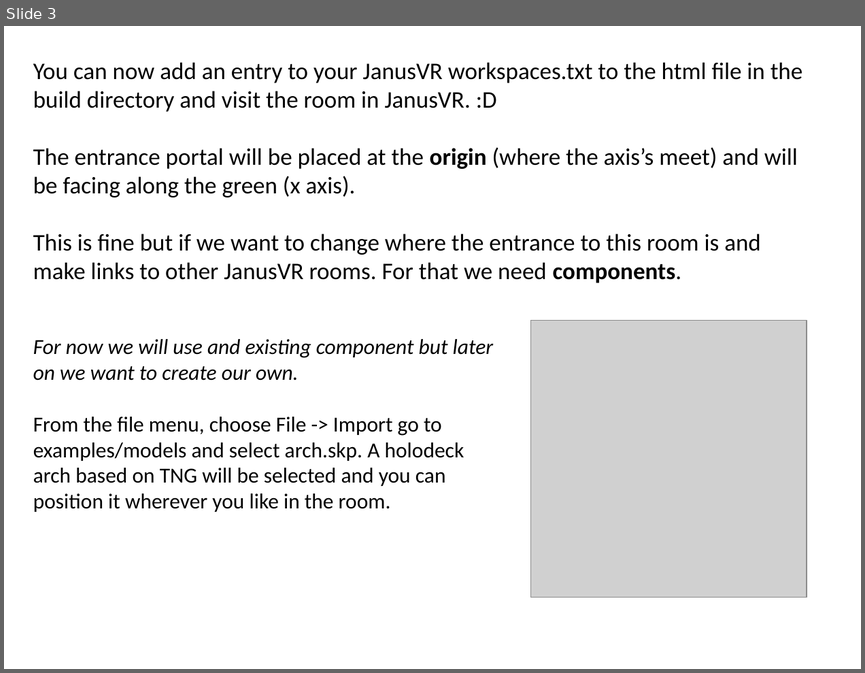
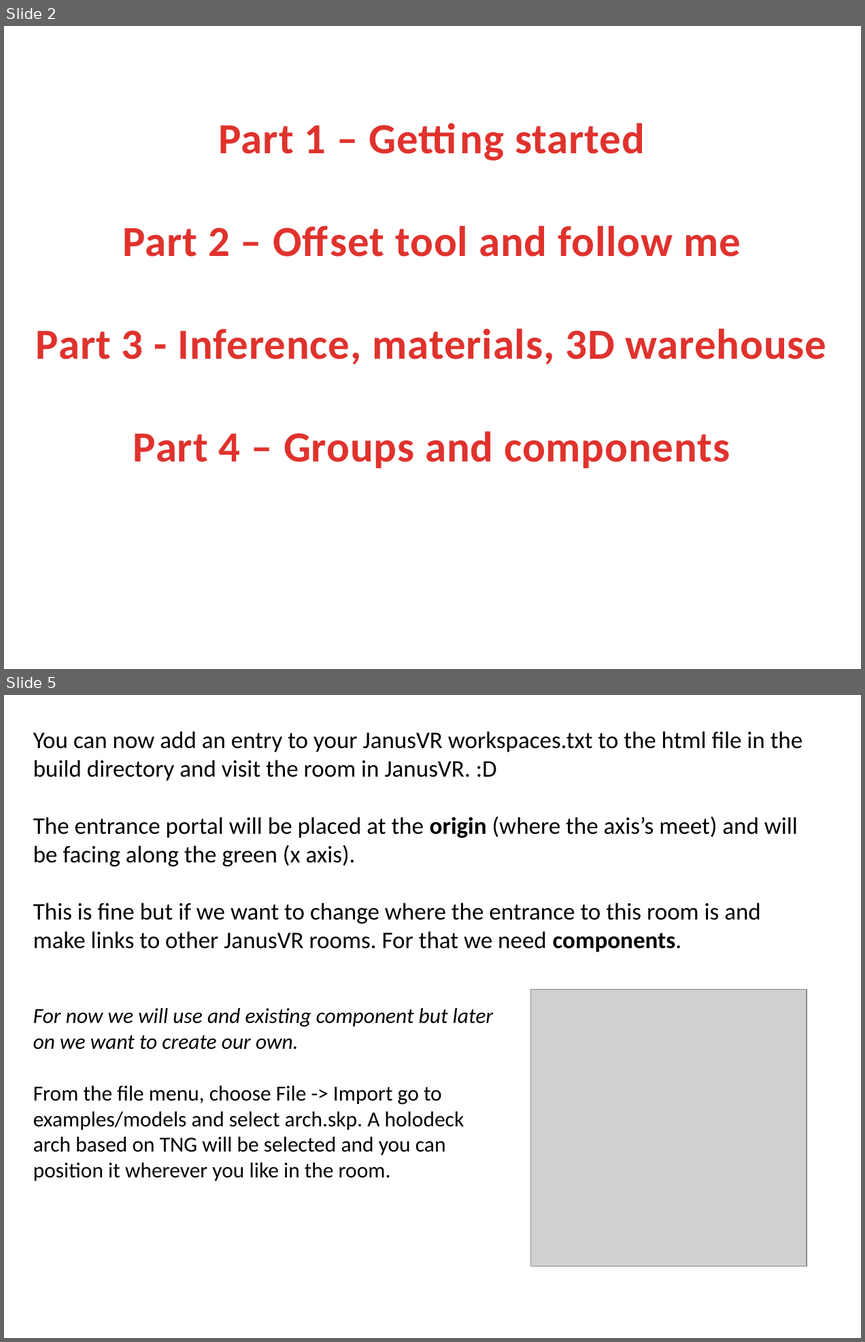
Before and after one commit to lisa-lionheart/sketchup2room, a slide deck: tutorial/slides/slides.pptx. Shown one above the other, each under a label of ours: slide 3 before the commit, slides 2 and 5 after it; the slides between them are not shown. The pictures are 865x673 and 865x1342 pixels, drawn with LibreOffice and Linux fonts; fonts in the diff are those of the drawing; grey boxes stand for pictures; background and template pictures are left out. Boxes give left, top, right and bottom in pixels: in the first picture for what was removed or moved away, otherwise in the second. Text is boxed around its words. In the diff, an @@ line names an element or a change of style, - is before the commit and + after.

```diff
--- a/tutorial/slides/slides.pptx
+++ b/tutorial/slides/slides.pptx
@@ slide 2 added at (x1=4, y1=26, x2=861, y2=669), background #FFFFFF @@
@@ title added at (x1=36, y1=123, x2=827, y2=468), 36 pt, text gradient #E0322D to #A2201C, bold @@
+Part 1 – Getting started
+Part 2 – Offset tool and follow me
+Part 3 - Inference, materials, 3D warehouse
+Part 4 – Groups and components
@@ what was slide 3 is now slide 5 @@
```
Also in this commit, not shown: 4 slides changed, 4 other slides added, 1 slide removed, 20 other files.
